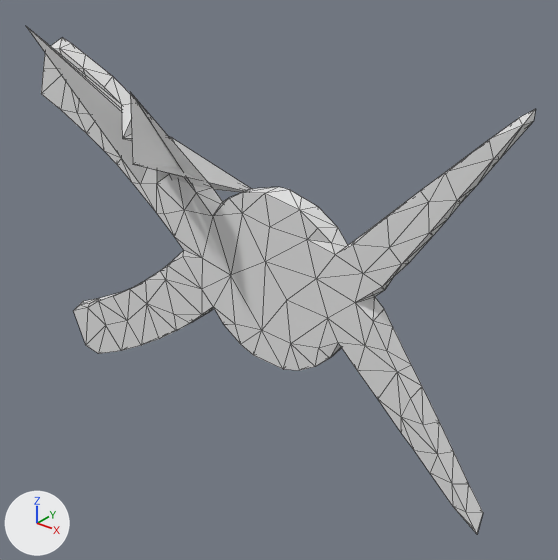
A saved change to the OBJ model mesh_cnn/datasets/random_walks/T282.obj.
Before and after are seen from a camera (50 mm lens) standing at (1.244, -1.341, 0.823) and looking at (0.136, 0.043, -0.036). The axes (+X, +Y, +Z) are drawn at lower left. The lights are the same throughout. Mesh edges are drawn as thin lines. Where no turn or scale is listed for an object, it has been applied to the vertices.

The first picture shows 'T282'.
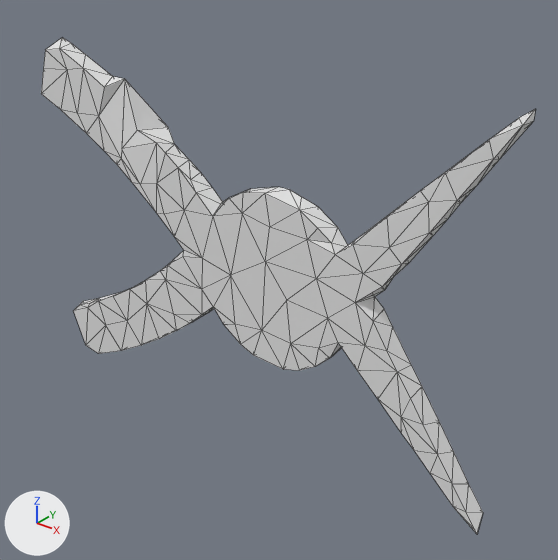
Boxes (x1, y1, x2, y2) around the edits, measured in the pictures (558 x 560 px; the box of a moved part takes in the faces that stretch with it):
```json
{"object": "T282", "change": "reshaped", "before": [26, 26, 536, 534], "after": [41, 38, 536, 534]}
{"part": 1, "of": "me_t282", "change": "moved or reshaped", "before": [26, 26, 251, 210], "after": [99, 77, 212, 210]}
```

The change, as JSON lines over the scene's bpy script:
```json
{"block": "me_t282", "where": "me_t282.from_pydata(...)  # 252 vertices, 500 faces; spans x -0.678..0.766, y -0.256..0.272, z -0.501..0.553"}
{"block": "me_t282", "where": "# used by ob_t282; location = (0.0, 0.0, 0.0)"}
{"block": "me_t282", "change": "me_t282 part 1"}
{"op": "set", "path": "me_t282.vertices[144].co", "old": "(-0.053, -0.232, 0.461)", "new": "(-0.109, 0.028, 0.203)", "note": "pixel (130, 91) -> pixel (200, 172)"}
{"op": "set", "path": "me_t282.vertices[149].co", "old": "(-0.036, -0.256, 0.308)", "new": "(-0.145, 0.025, 0.231)", "note": "pixel (132, 164) -> pixel (189, 159)"}
{"op": "set", "path": "me_t282.vertices[150].co", "old": "(-0.138, -0.027, 0.222)", "new": "(-0.134, -0.027, 0.224)", "note": "not seen -> pixel (178, 167)"}
{"op": "set", "path": "me_t282.vertices[163].co", "old": "(-0.115, 0.272, 0.075)", "new": "(-0.176, -0.028, 0.256)", "note": "not seen -> pixel (165, 152)"}
{"op": "set", "path": "me_t282.vertices[165].co", "old": "(-0.21, 0.027, 0.278)", "new": "(-0.219, 0.046, 0.254)", "note": "pixel (171, 137) -> pixel (174, 144)"}
{"op": "set", "path": "me_t282.vertices[169].co", "old": "(-0.207, -0.028, 0.277)", "new": "(-0.216, -0.02, 0.274)", "note": "not seen -> pixel (156, 142)"}
{"op": "set", "path": "me_t282.vertices[178].co", "old": "(-0.252, -0.028, 0.307)", "new": "(-0.294, -0.014, 0.291)", "note": "not seen -> pixel (137, 130)"}
{"op": "set", "path": "me_t282.vertices[179].co", "old": "(-0.099, -0.226, 0.348)", "new": "(-0.26, 0.066, 0.289)", "note": "pixel (122, 138) -> pixel (168, 127)"}
{"op": "set", "path": "me_t282.vertices[186].co", "old": "(-0.33, -0.028, 0.356)", "new": "(-0.343, 0.001, 0.416)", "note": "pixel (121, 104) -> pixel (124, 78)"}
{"op": "set", "path": "me_t282.vertices[189].co", "old": "(-0.495, -0.17, 0.553)", "new": "(-0.349, -0.025, 0.234)", "note": "pixel (25, 25) -> pixel (121, 148)"}
```
